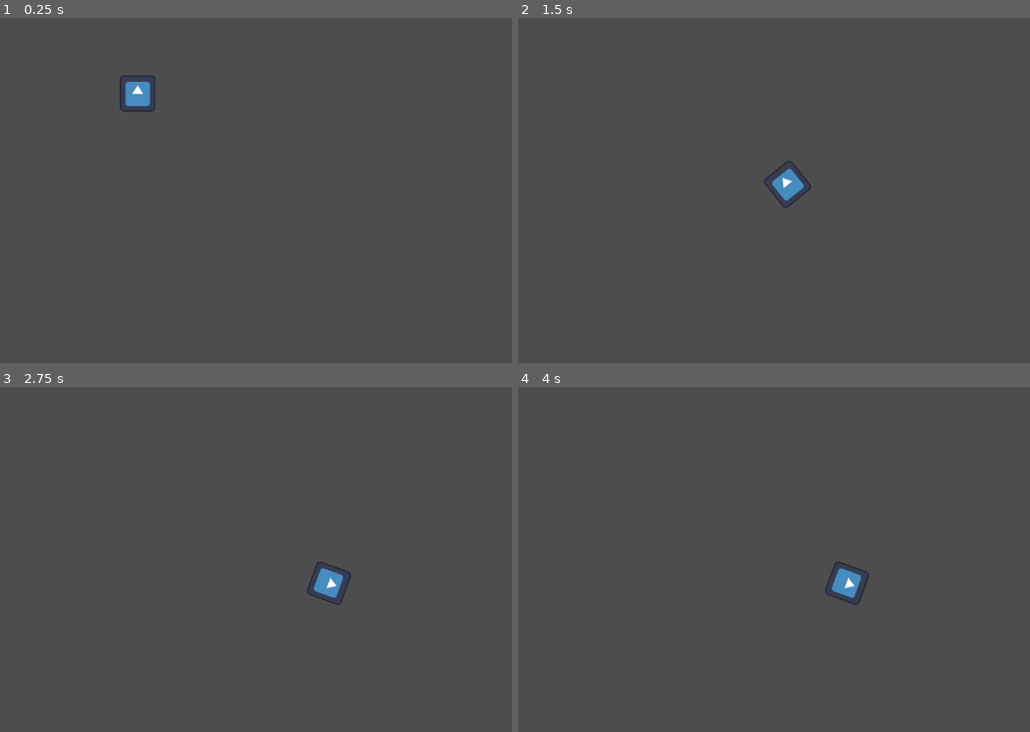
Above: before the commit, frames 1-4 (two rows, left to right).
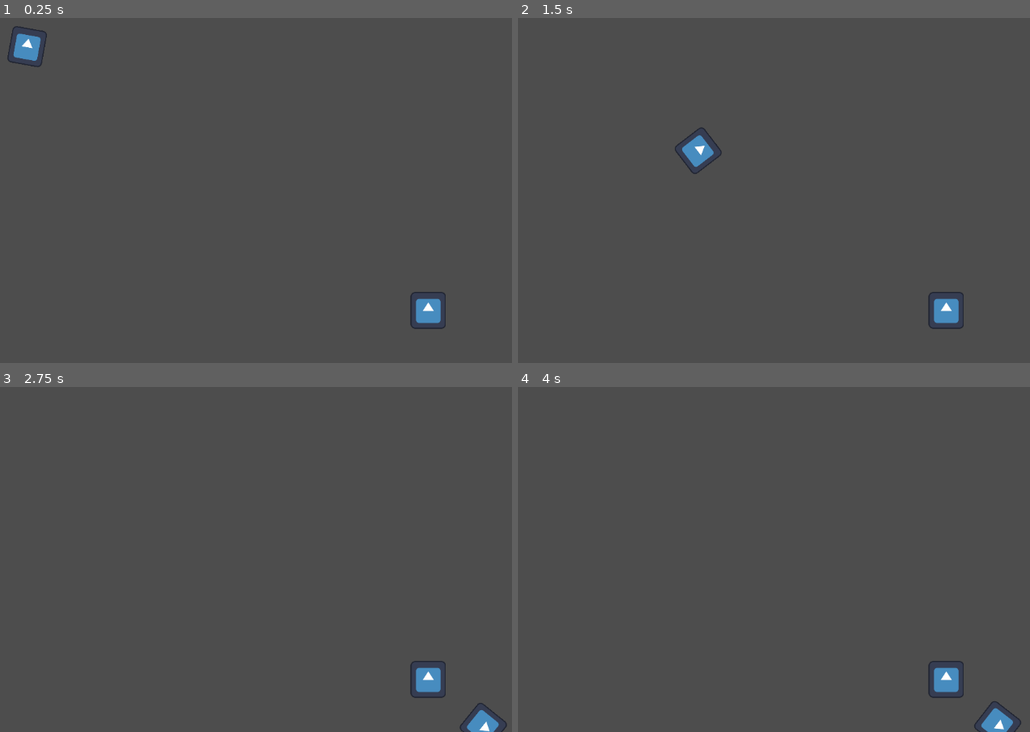
Above: after the commit, the same moments.

Repository: AStilley/BrackeysGameJam2025
Game: Godot game, scene res://Test Screen.tscn
Two runs of this game, one before a commit and one after it. Both use one fixed random seed, a clock stepped at 60 frames per second and the inputs below. The engine's default icon, where the game draws it, is replaced by a stand-in: a white triangle on a blue panel in a dark square.
Inputs:
- Up to frame 1 (0.25 s): no input
- Up to frame 2 (1.5 s): no input
- Up to frame 3 (2.75 s): no input
- Up to frame 4 (4 s): tap Enter at 3.5 s

The runs differ from the first frame. In frame 1, 1.4% of the frame differs, in the area x 1-88%, y 2-91%; in frame 2, 1.4%; in frame 3, 1.3%; in frame 4, 1.3%.
Error after the commit: Parse Error: Expected function name after "func". (res://progress_bar.gd:3)

Commit message:
6 hours of beating my head against a wall

Diff:
--- a/brackey's-game-jam-2025/Ball Template.tscn
+++ b/brackey's-game-jam-2025/Ball Template.tscn
@@ -1,19 +1,18 @@
 [gd_scene load_steps=4 format=3 uid="uid://c6ao1ppbtytcg"]
 
-[ext_resource type="Script" uid="uid://cxx6ngjhnvx3v" path="res://Ball.gd" id="1_f1u2t"]
+[ext_resource type="Script" uid="uid://bhtmsote631tm" path="res://ballTmp.gd" id="1_f1u2t"]
 [ext_resource type="Texture2D" uid="uid://cuf40glimnv8e" path="res://icon.svg" id="1_j2dmm"]
 
 [sub_resource type="CircleShape2D" id="CircleShape2D_f1u2t"]
 radius = 47.0106
 
-[node name="RigidBody2D" type="RigidBody2D"]
+[node name="ballTmp" type="RigidBody2D"]
 script = ExtResource("1_f1u2t")
 
 [node name="CollisionShape2D" type="CollisionShape2D" parent="."]
-position = Vector2(487, 144)
 shape = SubResource("CircleShape2D_f1u2t")
 
 [node name="Sprite2D" type="Sprite2D" parent="."]
-position = Vector2(485, 145)
-scale = Vector2(0.492187, 0.511719)
+position = Vector2(-0.249976, -0.124993)
+scale = Vector2(0.488281, 0.513672)
 texture = ExtResource("1_j2dmm")
--- a/brackey's-game-jam-2025/Ball.gd
+++ /dev/null
@@ -1,3 +0,0 @@
-extends Node
-
-var weight = 20
--- a/brackey's-game-jam-2025/ScoreSystem.gd
+++ /dev/null
@@ -1 +0,0 @@
-extends Node
--- a/brackey's-game-jam-2025/Test Screen.tscn
+++ b/brackey's-game-jam-2025/Test Screen.tscn
@@ -1,55 +1,78 @@
-[gd_scene load_steps=7 format=3 uid="uid://clmbc2vt5mjd"]
+[gd_scene load_steps=10 format=3 uid="uid://clmbc2vt5mjd"]
 
 [ext_resource type="PackedScene" uid="uid://c6ao1ppbtytcg" path="res://Ball Template.tscn" id="1_qjk3j"]
+[ext_resource type="Script" uid="uid://c5wqia1i2xeug" path="res://detect_area.gd" id="1_yg0fj"]
+[ext_resource type="Script" uid="uid://o5bnob70e001" path="res://progress_bar.gd" id="2_3yhg8"]
+[ext_resource type="Texture2D" uid="uid://cuf40glimnv8e" path="res://icon.svg" id="2_gfthn"]
 
 [sub_resource type="RectangleShape2D" id="RectangleShape2D_qjk3j"]
-size = Vector2(39, 374)
+size = Vector2(48.5, 653)
 
 [sub_resource type="CanvasItemMaterial" id="CanvasItemMaterial_bj8af"]
 
 [sub_resource type="RectangleShape2D" id="RectangleShape2D_k4ews"]
-size = Vector2(439.789, 18.1963)
+size = Vector2(1147.14, 21.9622)
 
 [sub_resource type="RectangleShape2D" id="RectangleShape2D_yg0fj"]
-size = Vector2(26, 370)
+size = Vector2(50, 641)
 
 [sub_resource type="RectangleShape2D" id="RectangleShape2D_bj8af"]
-size = Vector2(62.3945, 60.0681)
+size = Vector2(69.1973, 33.7213)
 
 [node name="Node2D" type="Node2D"]
 
-[node name="StaticBody2D" type="StaticBody2D" parent="."]
+[node name="leftWall" type="StaticBody2D" parent="."]
+position = Vector2(0, 34)
 
-[node name="CollisionShape2D1" type="CollisionShape2D" parent="StaticBody2D"]
-position = Vector2(376, 240)
+[node name="CollisionShape2D1" type="CollisionShape2D" parent="leftWall"]
+position = Vector2(31, 287)
 shape = SubResource("RectangleShape2D_qjk3j")
 
-[node name="StaticBody2D2" type="StaticBody2D" parent="."]
+[node name="roof" type="StaticBody2D" parent="."]
+position = Vector2(-8, 29)
 
-[node name="CollisionShape2D" type="CollisionShape2D" parent="StaticBody2D2"]
+[node name="CollisionShape2D" type="CollisionShape2D" parent="roof"]
 material = SubResource("CanvasItemMaterial_bj8af")
-position = Vector2(611, 77)
+position = Vector2(581, -18)
 shape = SubResource("RectangleShape2D_k4ews")
 
-[node name="StaticBody2D3" type="StaticBody2D" parent="."]
+[node name="rightWall" type="StaticBody2D" parent="."]
+position = Vector2(-13, 24)
 
-[node name="CollisionShape2D" type="CollisionShape2D" parent="StaticBody2D3"]
-position = Vector2(844, 250)
+[node name="CollisionShape2D" type="CollisionShape2D" parent="rightWall"]
+position = Vector2(1137, 298)
 shape = SubResource("RectangleShape2D_yg0fj")
 
-[node name="StaticBody2D4" type="StaticBody2D" parent="."]
+[node name="Ramp" type="StaticBody2D" parent="."]
+position = Vector2(26, 29)
 
-[node name="CollisionShape2D" type="CollisionShape2D" parent="StaticBody2D4"]
-position = Vector2(551, 323)
-rotation = 0.479966
+[node name="CollisionShape2D" type="CollisionShape2D" parent="Ramp"]
+position = Vector2(512, 323)
+rotation = 0.598648
+scale = Vector2(1, 1)
 shape = SubResource("RectangleShape2D_k4ews")
 
-[node name="Area2D" type="Area2D" parent="."]
+[node name="detectArea" type="Area2D" parent="."]
+position = Vector2(962, 555)
+script = ExtResource("1_yg0fj")
 
-[node name="CollisionShape2D" type="CollisionShape2D" parent="Area2D"]
-position = Vector2(502, 219)
-rotation = 0.120428
+[node name="ProgressBar" type="ProgressBar" parent="detectArea"]
+offset_left = 307.0
+offset_top = -226.0
+offset_right = 408.0
+offset_bottom = -149.0
+script = ExtResource("2_3yhg8")
+
+[node name="Sprite2D" type="Sprite2D" parent="detectArea"]
+position = Vector2(-0.999878, -0.999969)
+scale = Vector2(0.492187, 0.511719)
+texture = ExtResource("2_gfthn")
+
+[node name="CollisionShape2D" type="CollisionShape2D" parent="detectArea"]
+position = Vector2(-1, -1)
 shape = SubResource("RectangleShape2D_bj8af")
 
-[node name="RigidBody2D" parent="." instance=ExtResource("1_qjk3j")]
-position = Vector2(-42, -7)
+[node name="ballTmp" parent="." instance=ExtResource("1_qjk3j")]
+position = Vector2(239, 73)
+
+[connection signal="body_entered" from="detectArea" to="detectArea" method="_on_body_entered"]
--- /dev/null
+++ b/brackey's-game-jam-2025/ballTmp.gd
@@ -0,0 +1,4 @@
+extends RigidBody2D
+func _init() -> void:
+	var toyWieght = 20
+	print(toyWieght)
--- /dev/null
+++ b/brackey's-game-jam-2025/detect_area.gd
@@ -0,0 +1,7 @@
+extends Area2D
+
+@onready var Score = 0
+
+func _on_body_entered(_body: Node2D) -> void:
+	Score += 10
+	print(Score)
--- /dev/null
+++ b/brackey's-game-jam-2025/progress_bar.gd
@@ -0,0 +1,3 @@
+extends ProgressBar
+
+func
Not shown, removed: brackey's-game-jam-2025/Ball.gd.uid
Not shown, removed: brackey's-game-jam-2025/ScoreSystem.gd.uid
Not shown, added: brackey's-game-jam-2025/ballTmp.gd.uid
Not shown, added: brackey's-game-jam-2025/detect_area.gd.uid
Not shown, added: brackey's-game-jam-2025/progress_bar.gd.uid
